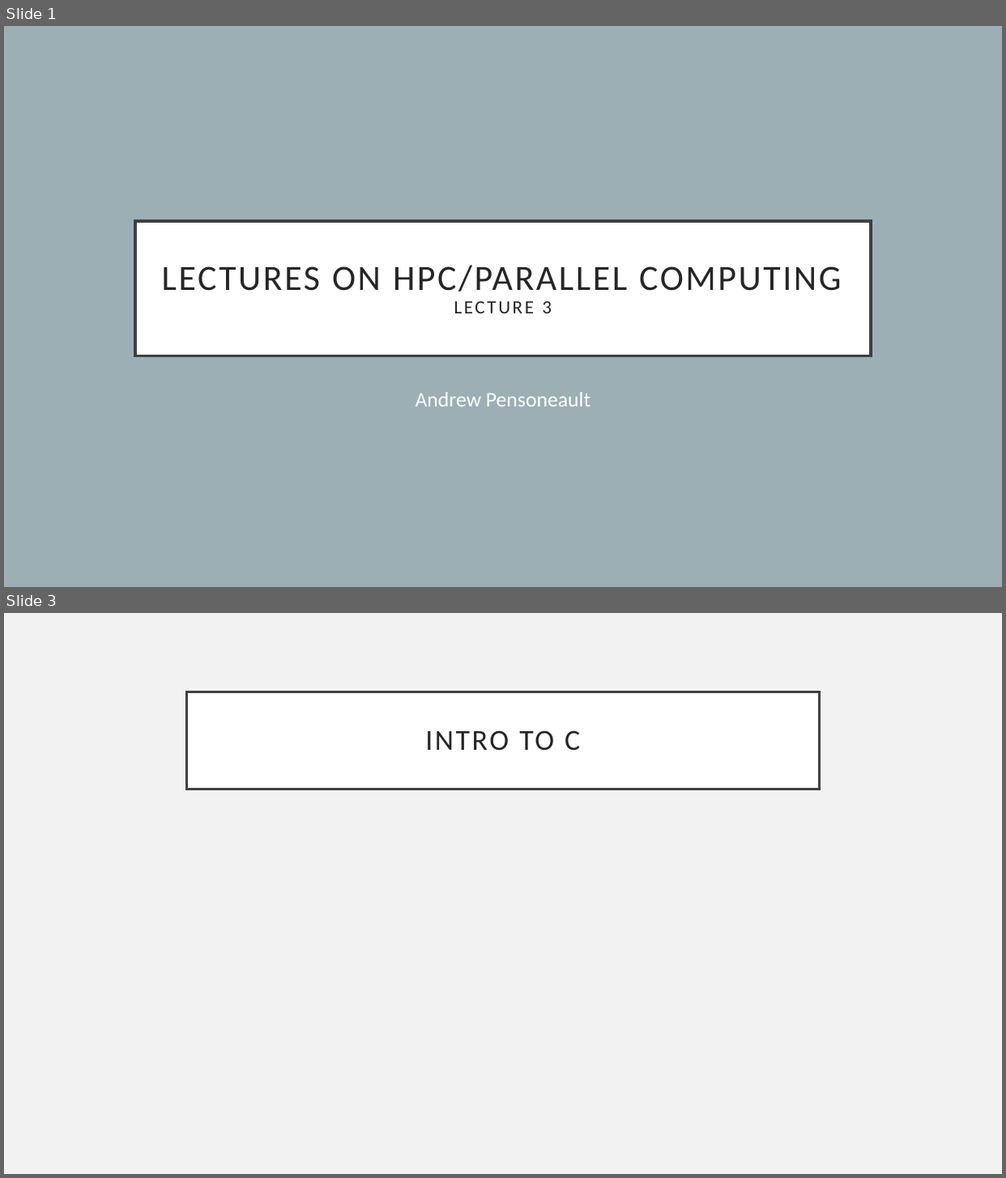
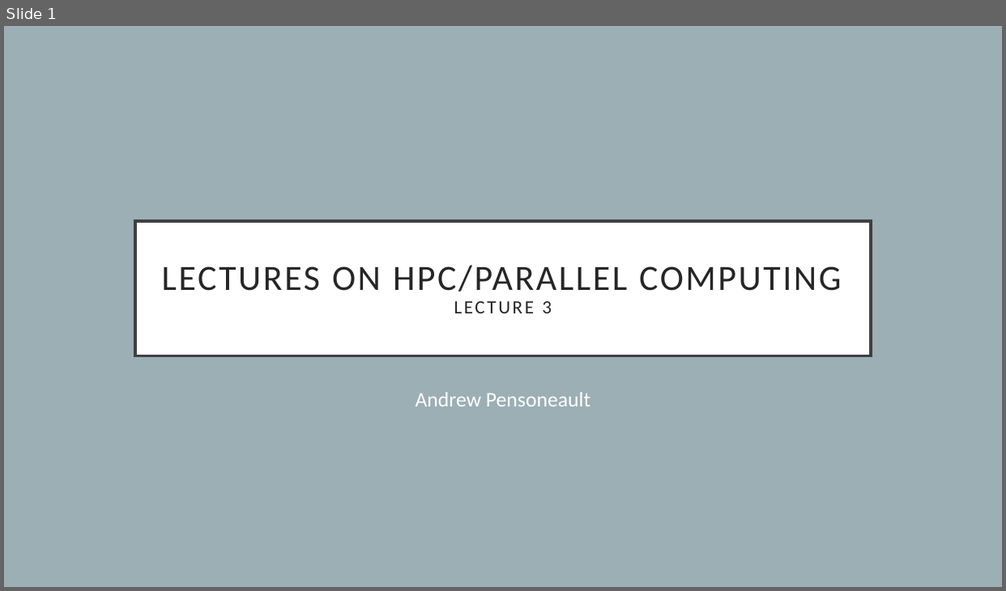
Before and after one commit to Andrewpensoneault/Intro-Parallel-Computing, a slide deck: Lectures/Lecture 3/lecture3.pptx. Shown one above the other, each under a label of ours: slides 1 and 3 before the commit, slide 1 after it; the slides between them are not shown. The pictures are 1006x1178 and 1006x591 pixels, drawn with LibreOffice and Linux fonts; fonts in the diff are those of the drawing. Boxes give left, top, right and bottom in pixels: in the first picture for what was removed or moved away, otherwise in the second. Text is boxed around its words. In the diff, an @@ line names an element or a change of style, - is before the commit and + after.

```diff
--- a/Lectures/Lecture 3/lecture3.pptx
+++ b/Lectures/Lecture 3/lecture3.pptx
@@ slide 3 removed at bbox=[4, 613, 1002, 1174], background #F2F2F2 @@
@@ title removed at bbox=[187, 692, 819, 789] @@
-INTRO TO C
```
Also in this commit, not shown: 1 slide changed, 10 slides added.
